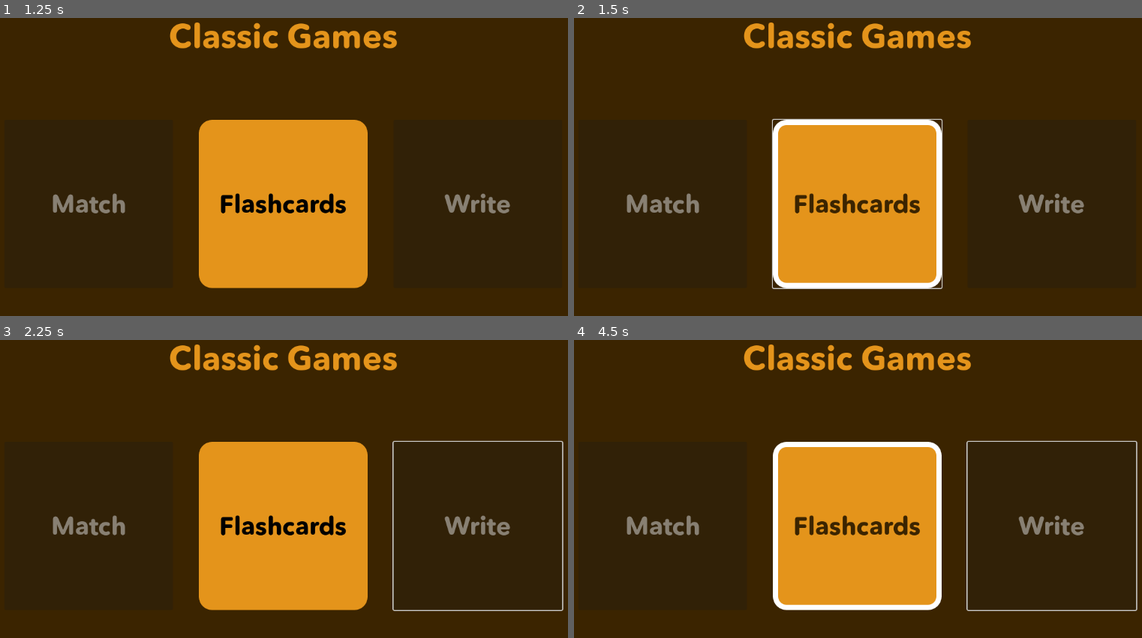
Above: before the commit, frames 1-4 (two rows, left to right).
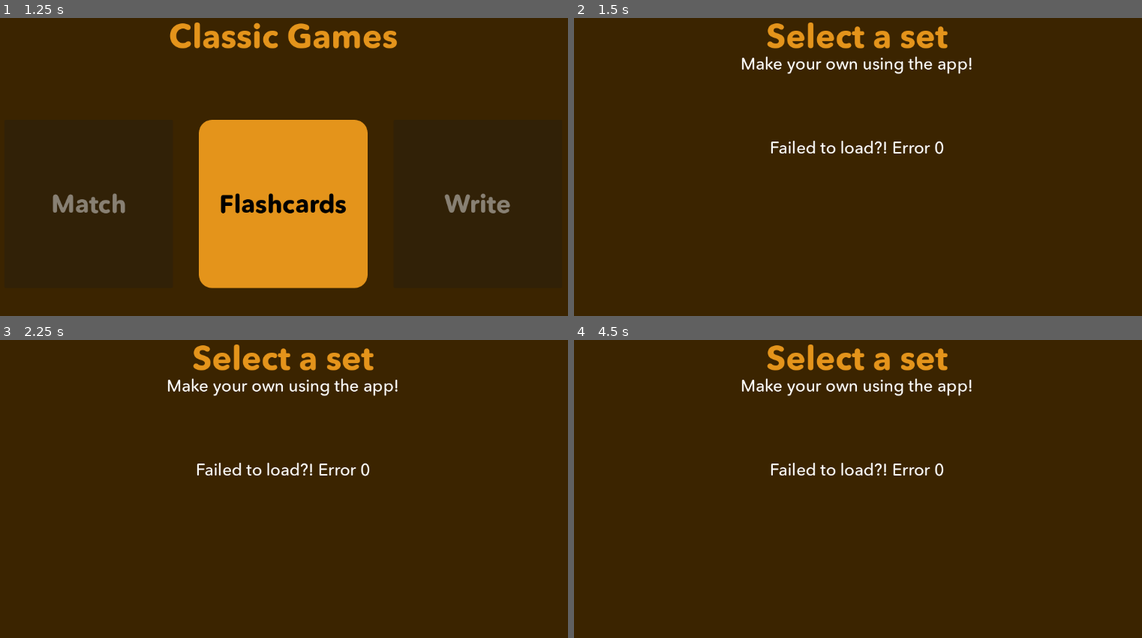
Above: after the commit, the same moments.

Repository: PhyoTP/multicards-arcade
Game: Godot game, scene res://StartMenu.tscn
Two runs of this game, one before a commit and one after it. Both use one fixed random seed, a clock stepped at 60 frames per second and the inputs below.
Inputs (mouse positions are in pixels of both pictures, inside the frame that each line leads up to):
- Up to frame 1 (1.25 s): click "Classic" at 0.5 s
- Up to frame 2 (1.5 s): click "Flashcards" at 1.25 s
- Up to frame 3 (2.25 s): tap Enter at 2 s; move the mouse to (414, 453) at 2.02 s; hold Right from 2.03 s (still down); tap Alt at 2.1 s
- Up to frame 4 (4.5 s): tap Space at 2.75, 4.25 s; move the mouse to (738, 486) at 2.77 s; release Right at 2.78 s; hold Down 2.78-3.53 s; tap Shift at 2.85, 4.35 s; tap Enter at 3.5 s; move the mouse to (914, 396) at 3.52 s; hold Right 3.53-4.28 s; tap Alt at 3.6 s; move the mouse to (829, 536) at 4.27 s; hold Up from 4.28 s (still down)

Frame 1 is identical in both runs. In frame 2, 20% of the frame differs, in the area x 9-90%, y 1-91%; in frame 3, 20%, in the area x 9-100%, y 1-91%; in frame 4, 20%.

Commit message:
Add game mode options and improve scene transitions
- Introduced GamemodeOptions scene and associated script for managing game modes.
- Updated ClassicGames to handle button presses for game mode selection.
- Enhanced SetSelect to display loading status and handle HTTP request errors.
- Refactored button names for clarity and added functionality to list buttons.
- Added global variable for storing the selected game mode.

Diff:
--- a/ClassicGames.tscn
+++ b/ClassicGames.tscn
@@ -1,5 +1,6 @@
-[gd_scene load_steps=3 format=3 uid="uid://b4r3gtbisnxab"]
+[gd_scene load_steps=4 format=3 uid="uid://b4r3gtbisnxab"]
 
+[ext_resource type="Script" uid="uid://bxale2nkjbjby" path="res://classic_games.gd" id="1_4ai7l"]
 [ext_resource type="Theme" uid="uid://dlxjiwsk6r3y5" path="res://themes/header.tres" id="1_us0sb"]
 [ext_resource type="Theme" uid="uid://fx8rk3uqw885" path="res://themes/big_button.tres" id="2_4ai7l"]
 
@@ -10,6 +11,7 @@
 anchor_bottom = 1.0
 grow_horizontal = 2
 grow_vertical = 2
+script = ExtResource("1_4ai7l")
 
 [node name="Label" type="Label" parent="."]
 custom_minimum_size = Vector2(0, 216)
@@ -36,7 +38,7 @@
 theme_override_constants/separation = 50
 alignment = 1
 
-[node name="Button2" type="Button" parent="HBoxContainer"]
+[node name="MatchButton" type="Button" parent="HBoxContainer"]
 custom_minimum_size = Vector2(324, 324)
 layout_mode = 2
 size_flags_vertical = 4
@@ -44,14 +46,14 @@
 disabled = true
 text = "Match"
 
-[node name="Button" type="Button" parent="HBoxContainer"]
+[node name="FlashcardsButton" type="Button" parent="HBoxContainer"]
 custom_minimum_size = Vector2(324, 324)
 layout_mode = 2
 size_flags_vertical = 4
 theme = ExtResource("2_4ai7l")
 text = "Flashcards"
 
-[node name="Button3" type="Button" parent="HBoxContainer"]
+[node name="WriteButton" type="Button" parent="HBoxContainer"]
 custom_minimum_size = Vector2(324, 324)
 layout_mode = 2
 size_flags_vertical = 4
--- /dev/null
+++ b/GamemodeOptions.tscn
@@ -0,0 +1,38 @@
+[gd_scene load_steps=3 format=3 uid="uid://c84t6ph516mtp"]
+
+[ext_resource type="Script" uid="uid://d00wlioymk0sn" path="res://gamemode_options.gd" id="1_8twda"]
+[ext_resource type="Theme" uid="uid://dlxjiwsk6r3y5" path="res://themes/header.tres" id="1_may5p"]
+
+[node name="Control" type="Control"]
+layout_mode = 3
+anchors_preset = 15
+anchor_right = 1.0
+anchor_bottom = 1.0
+grow_horizontal = 2
+grow_vertical = 2
+script = ExtResource("1_8twda")
+
+[node name="Label" type="Label" parent="."]
+custom_minimum_size = Vector2(0, 216)
+layout_mode = 1
+anchors_preset = 10
+anchor_right = 1.0
+offset_bottom = 23.0
+grow_horizontal = 2
+theme = ExtResource("1_may5p")
+text = "Flashcards Options"
+horizontal_alignment = 1
+vertical_alignment = 1
+
+[node name="GraphEdit" type="GraphEdit" parent="."]
+custom_minimum_size = Vector2(0, 216)
+layout_mode = 1
+anchors_preset = 14
+anchor_top = 0.5
+anchor_right = 1.0
+anchor_bottom = 0.5
+grow_horizontal = 2
+grow_vertical = 2
+scroll_offset = Vector2(0, -216)
+
+[node name="HTTPRequest" type="HTTPRequest" parent="."]
--- a/SetSelect.tscn
+++ b/SetSelect.tscn
@@ -40,21 +40,6 @@
 horizontal_alignment = 1
 vertical_alignment = 1
 
-[node name="LoadingLabel" type="Label" parent="."]
-custom_minimum_size = Vector2(0, 432)
-layout_mode = 1
-anchors_preset = 12
-anchor_top = 1.0
-anchor_right = 1.0
-anchor_bottom = 1.0
-offset_top = -23.0
-grow_horizontal = 2
-grow_vertical = 0
-theme = ExtResource("3_hqdio")
-text = "Loading..."
-horizontal_alignment = 1
-vertical_alignment = 1
-
 [node name="ScrollContainer" type="ScrollContainer" parent="."]
 custom_minimum_size = Vector2(0, 432)
 layout_mode = 1
@@ -66,5 +51,14 @@
 grow_vertical = 0
 
 [node name="VBoxContainer" type="VBoxContainer" parent="ScrollContainer"]
+custom_minimum_size = Vector2(1152, 0)
 layout_mode = 2
 theme_override_constants/separation = 54
+
+[node name="StatusLabel" type="Label" parent="ScrollContainer/VBoxContainer"]
+custom_minimum_size = Vector2(0, 216)
+layout_mode = 2
+theme = ExtResource("3_hqdio")
+text = "Loading..."
+horizontal_alignment = 1
+vertical_alignment = 1
--- /dev/null
+++ b/classic_games.gd
@@ -0,0 +1,7 @@
+extends Control
+
+func _ready() -> void:
+	$HBoxContainer/FlashcardsButton.pressed.connect(_button_pressed.bind("flashcards"))
+func _button_pressed(gamemode: String):
+	Global.gamemode = gamemode
+	get_tree().change_scene_to_file("res://SetSelect.tscn")
--- /dev/null
+++ b/gamemode_options.gd
@@ -0,0 +1,11 @@
+extends Control
+
+var id: String
+
+func _ready() -> void:
+	$HTTPRequest.request_completed.connect(_on_request_completed)
+	$HTTPRequest.request("https://api.phyotp.dev/multicards/set/"+id)
+func _on_request_completed(_result, response_code, _headers, body):
+	if response_code == 200:
+		var json: Dictionary = JSON.parse_string(body.get_string_from_utf8())
+		print(json)
--- /dev/null
+++ b/global.gd
@@ -0,0 +1,3 @@
+extends Node
+
+var gamemode = ""
--- a/list_button.gd
+++ b/list_button.gd
@@ -1,12 +1,18 @@
 extends Button
 
 var cardSet = { "cardCount": 176.0, "creator": "PhyoTP", "id": "4b9fbba8-a0db-475d-82ff-0e71bc15218f", "isPublic": true, "name": "Japanese Sec 2 Kanji Chapter 16-22", "tags": [] }
-
+@onready var options = preload("res://GamemodeOptions.tscn")
 func _ready() -> void:
 	text = cardSet.name
 	mouse_entered.connect(_hovered)
 	mouse_exited.connect(_reset)
+	pressed.connect(_entered)
 func _hovered():
 	text = "by " + cardSet.creator + ", " + str(int(cardSet.cardCount)) + " cards"
 func _reset():
 	text = cardSet.name
+func _entered():
+	var gamemode_options = options.instantiate()
+	gamemode_options.id = cardSet.id
+	get_tree().root.add_child(gamemode_options)
+	get_tree().current_scene.queue_free()
--- a/list_button.tscn
+++ b/list_button.tscn
@@ -14,4 +14,6 @@
 grow_horizontal = 2
 size_flags_horizontal = 4
 theme = ExtResource("1_qacdv")
+theme_override_font_sizes/font_size = 32
+clip_text = true
 script = ExtResource("2_7cinx")
--- a/project.godot
+++ b/project.godot
@@ -15,6 +15,10 @@
 config/features=PackedStringArray("4.5", "GL Compatibility")
 config/icon="res://icon.svg"
 
+[autoload]
+
+Global="*res://global.gd"
+
 [editor_plugins]
 
 enabled=PackedStringArray("res://addons/godot_super-wakatime/plugin.cfg")
--- a/set_select.gd
+++ b/set_select.gd
@@ -1,13 +1,31 @@
 extends Control
 @onready var list_button = preload("res://list_button.tscn")
+@onready var status_label = $ScrollContainer/VBoxContainer/StatusLabel
 func _ready():
 	$HTTPRequest.request_completed.connect(_on_request_completed)
-	$HTTPRequest.request("https://api.phyotp.dev/multicards/sets")
+	var error = $HTTPRequest.request("https://api.phyotp.dev/multicards/sets")
+	if error != OK:
+		status_label.text = "Failed to load?! Reason unknown"
+func _on_request_completed(_result, response_code, _headers, body):
+	if response_code == 200:
+		status_label.visible = false
+		var json: Array = JSON.parse_string(body.get_string_from_utf8())
+		for item in json:
+			var button = list_button.instantiate()
+			button.cardSet = item
+			$ScrollContainer/VBoxContainer.add_child(button)
+	else:
+		status_label.text = "Failed to load?! Error " + str(response_code)
 
-func _on_request_completed(result, response_code, headers, body):
-	$LoadingLabel.visible = false
-	var json: Array = JSON.parse_string(body.get_string_from_utf8())
-	for item in json:
-		var button = list_button.instantiate()
-		button.cardSet = item
-		$ScrollContainer/VBoxContainer.add_child(button)
+		var image_loader = HTTPRequest.new()
+		image_loader.request_completed.connect(_image_loaded)
+		status_label.add_sibling(image_loader)
+		image_loader.request("https://http.cat/"+str(response_code))
+func _image_loaded(_result, response_code, _headers, body):
+		if response_code == 200:
+			var image = Image.new()
+			image.load_jpg_from_buffer(body)
+			var texture = ImageTexture.create_from_image(image)
+			var texture_rect = TextureRect.new()
+			status_label.add_sibling(texture_rect)
+			texture_rect.texture = texture
Not shown, added: classic_games.gd.uid
Not shown, added: gamemode_options.gd.uid
Not shown, added: global.gd.uid
